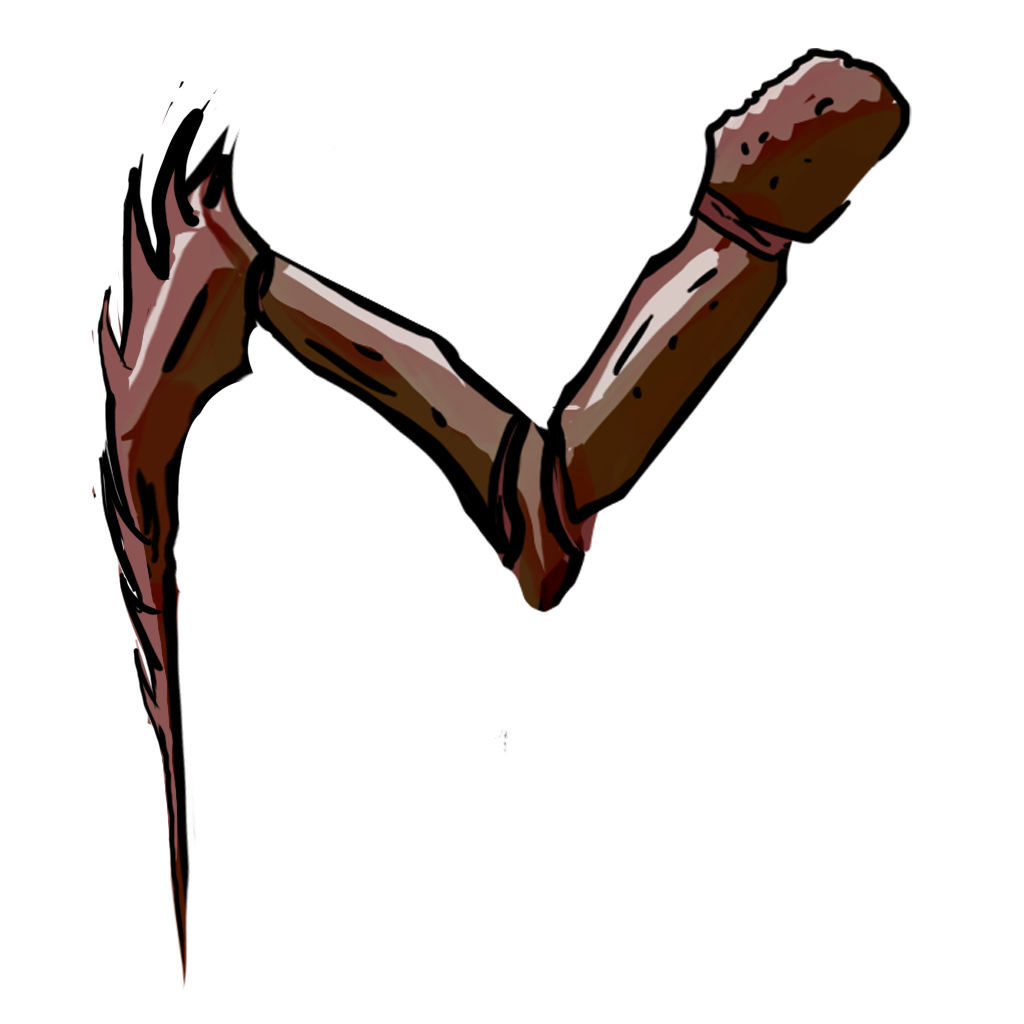
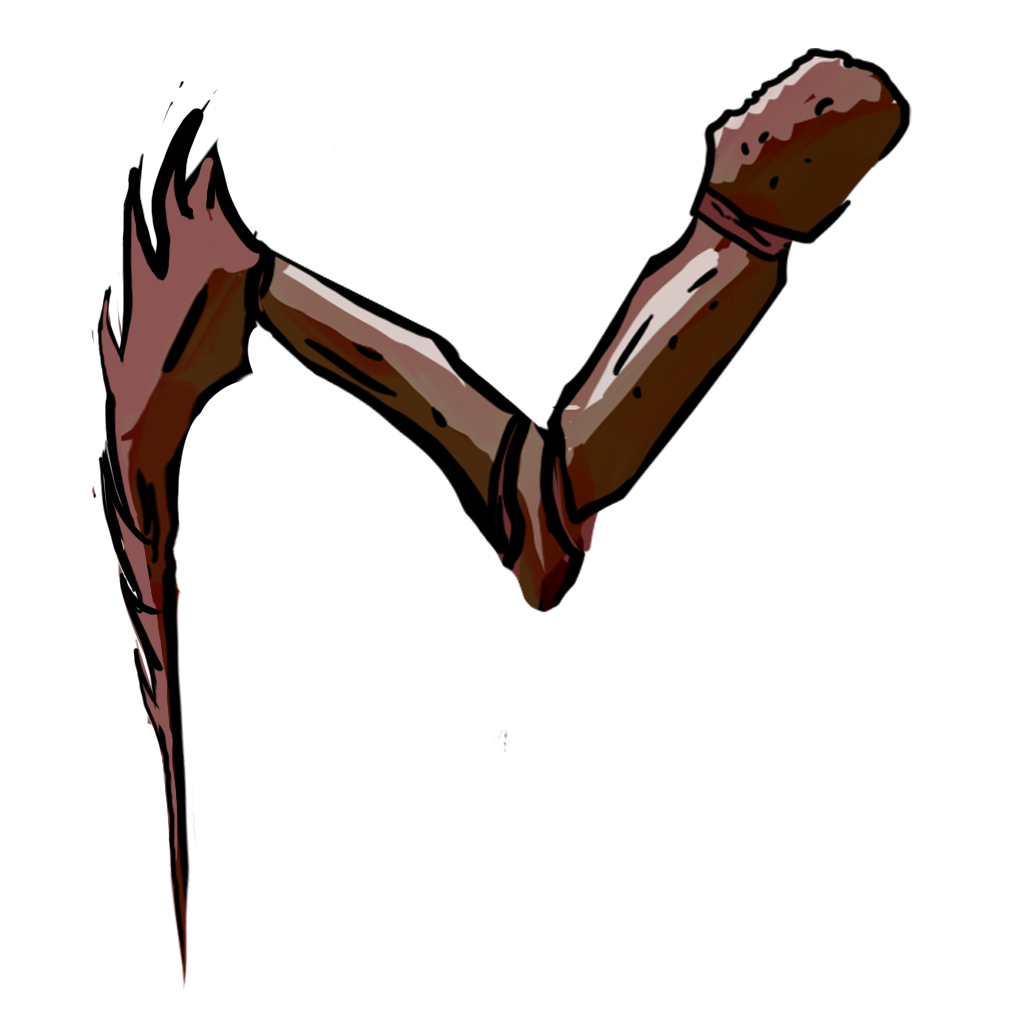
The second (1024, 1024) image is a revision of the first. Changes to its layers:
painted on "Layer 3" over [122,123,271,414]
